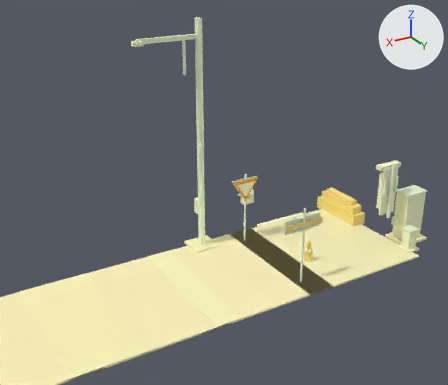
Before and after pictures for a commit that changed the glTF model exports/gltf/scene_wet_road_braking.glb.
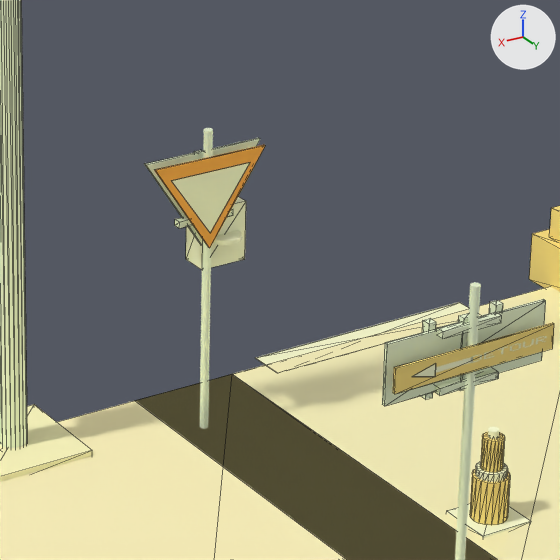
Old and new are each drawn from a camera (50 mm lens) standing at (11.0, 12.68, 8.83) and looking at (2.63, -1.26, 1.86) and again close up on the part from 44% to 72% of the width and 38% to 70% of the height. Arrows for +X, +Y and +Z are at upper right; the lights stay in place. The older version's two pictures come first. The close-ups show mesh edges as thin lines.

Objects in the first close-up: 'back_plate.001', 'base_pad', 'body', 'housing.001', 'lane', 'layer_1_00', 'plate_base_00', 'plate_base_00.001', 'pole', 'pole.001', 'pole.002', 'stripe_0' and 17 more.
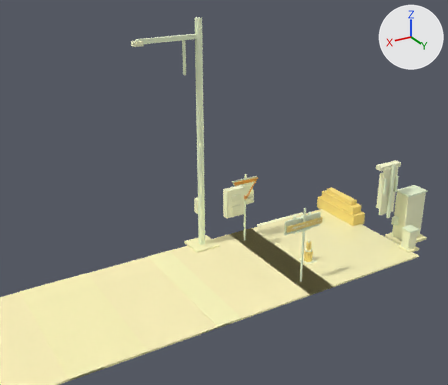
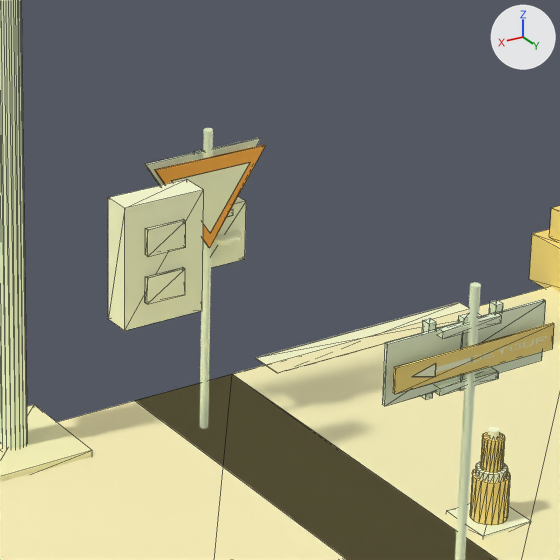
What changed in the scene script:
```text
Add me_display_green_arrow:
    me_display_green_arrow.from_pydata(...)  # a box spanning x 2.31..2.59, y -0.92..-0.89, z 1.36..1.54
    me_display_green_arrow.materials.append(mat_mat_signal_lens_green_off)  # beige #fcffd5
Add me_display_red_x:
    me_display_red_x.from_pydata(...)  # a box spanning x 2.31..2.59, y -0.92..-0.89, z 1.69..1.87
    me_display_red_x.materials.append(mat_mat_signal_lens_red_off)  # beige #fcffd5
Add me_housing_002:
    me_housing_002.from_pydata(...)  # a box spanning x 2.16..2.74, y -1.12..-0.92, z 1.2..2.04
    me_housing_002.materials.append(mat_mat_signal_housing)  # beige #fdffd4
Add ob_display_green_arrow:
    ob_display_green_arrow = bpy.data.objects.new('display_green_arrow', me_display_green_arrow)
    ob_display_green_arrow.location = (0.0, 0.0, 0.0)
Add ob_display_red_x:
    ob_display_red_x = bpy.data.objects.new('display_red_x', me_display_red_x)
    ob_display_red_x.location = (0.0, 0.0, 0.0)
Add ob_housing_002:
    ob_housing_002 = bpy.data.objects.new('housing.002', me_housing_002)
    ob_housing_002.location = (0.0, 0.0, 0.0)
```

Boxes [x1, y1, x2, y2] around the edits, measured in the close-ups (560 x 560 px):
'housing.002', added (beige): after [108, 179, 204, 331]
'display_red_x', added (beige): after [145, 219, 186, 256]
'display_green_arrow', added (beige): after [145, 267, 185, 304]
